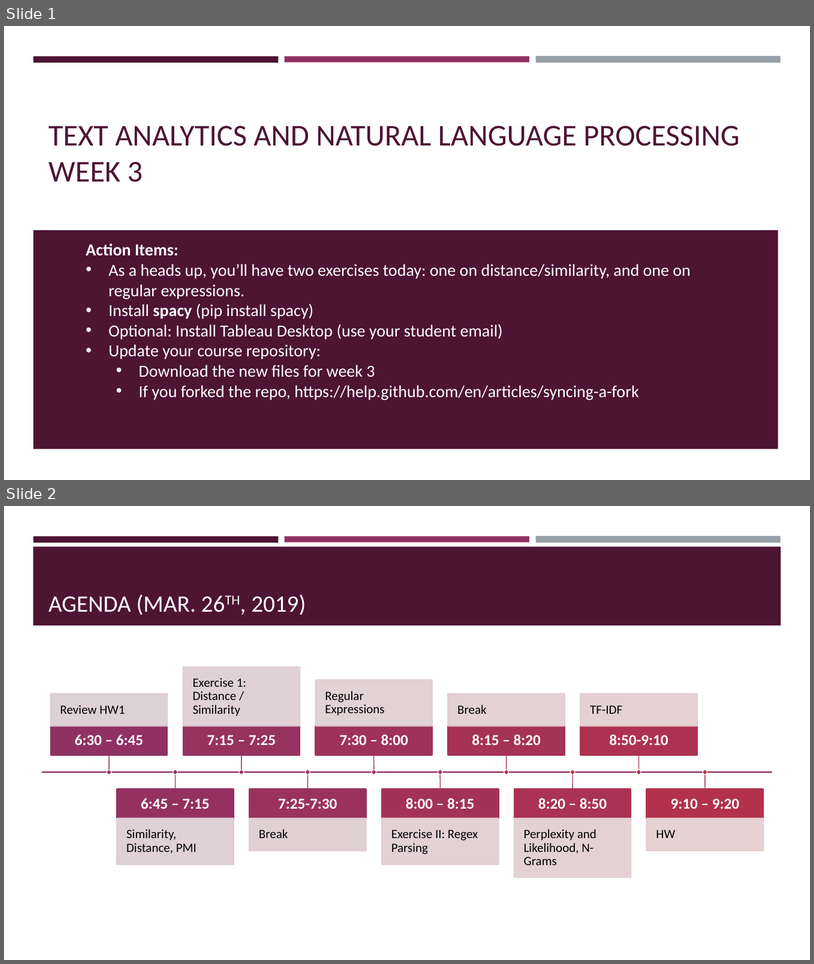
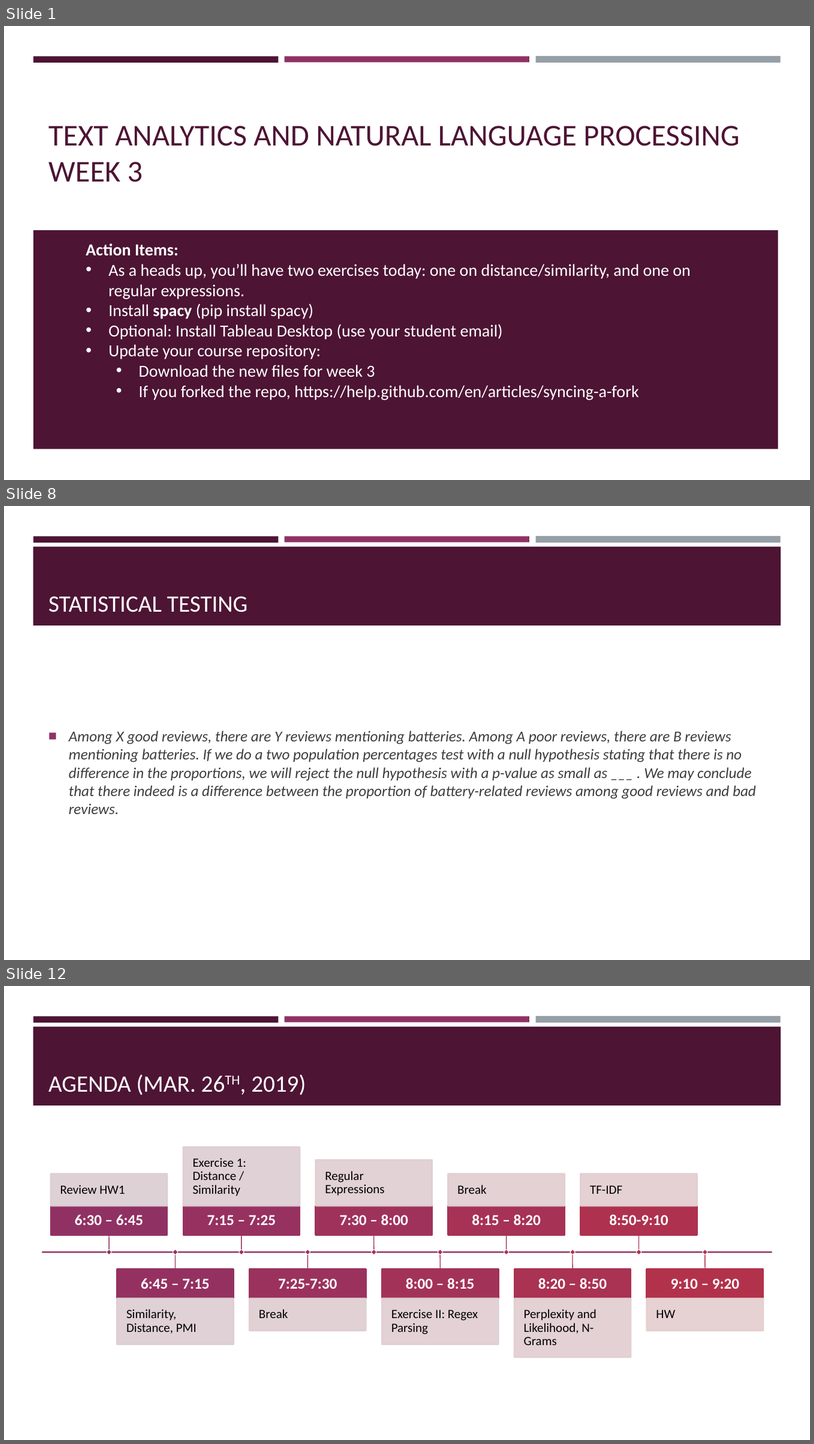
Before and after one commit to VarunDS/dso-599-text-analytics-nlp, a slide deck: week3/slides.pptx. Shown one above the other, each under a label of ours: slides 1 and 2 before the commit, slides 1, 8 and 12 after it; the slides between them are not shown. The pictures are 814x964 and 814x1444 pixels, drawn with LibreOffice and Linux fonts; fonts in the diff are those of the drawing. Boxes give left, top, right and bottom in pixels: in the first picture for what was removed or moved away, otherwise in the second. Text is boxed around its words. In the diff, an @@ line names an element or a change of style, - is before the commit and + after.

Commit message:
new

```diff
--- a/week3/slides.pptx
+++ b/week3/slides.pptx
@@ slide 8 added at [4, 506, 810, 960], background #FFFFFF; not listed: 4 template elements that a slide beside it also shows @@
@@ title added at [48, 596, 248, 612], 28 pt, text #FFFFFF @@
+STATISTICAL TESTING
@@ text added at [69, 730, 756, 814], 18 pt, text #3D3D3D, italic @@
+■ Among X good reviews, there are Y reviews mentioning batteries. Among A poor reviews, there are B reviews mentioning batteries. If we do a two population percentages test with a null hypothesis stating that there is no difference in the proportions, we will reject the null hypothesis with a p-value as small as ___ . We may conclude that there indeed is a difference between the proportion of battery-related reviews among good reviews and bad reviews.
@@ what was slide 2 is now slide 12 @@
```
Also in this commit, not shown: 9 other slides added.
